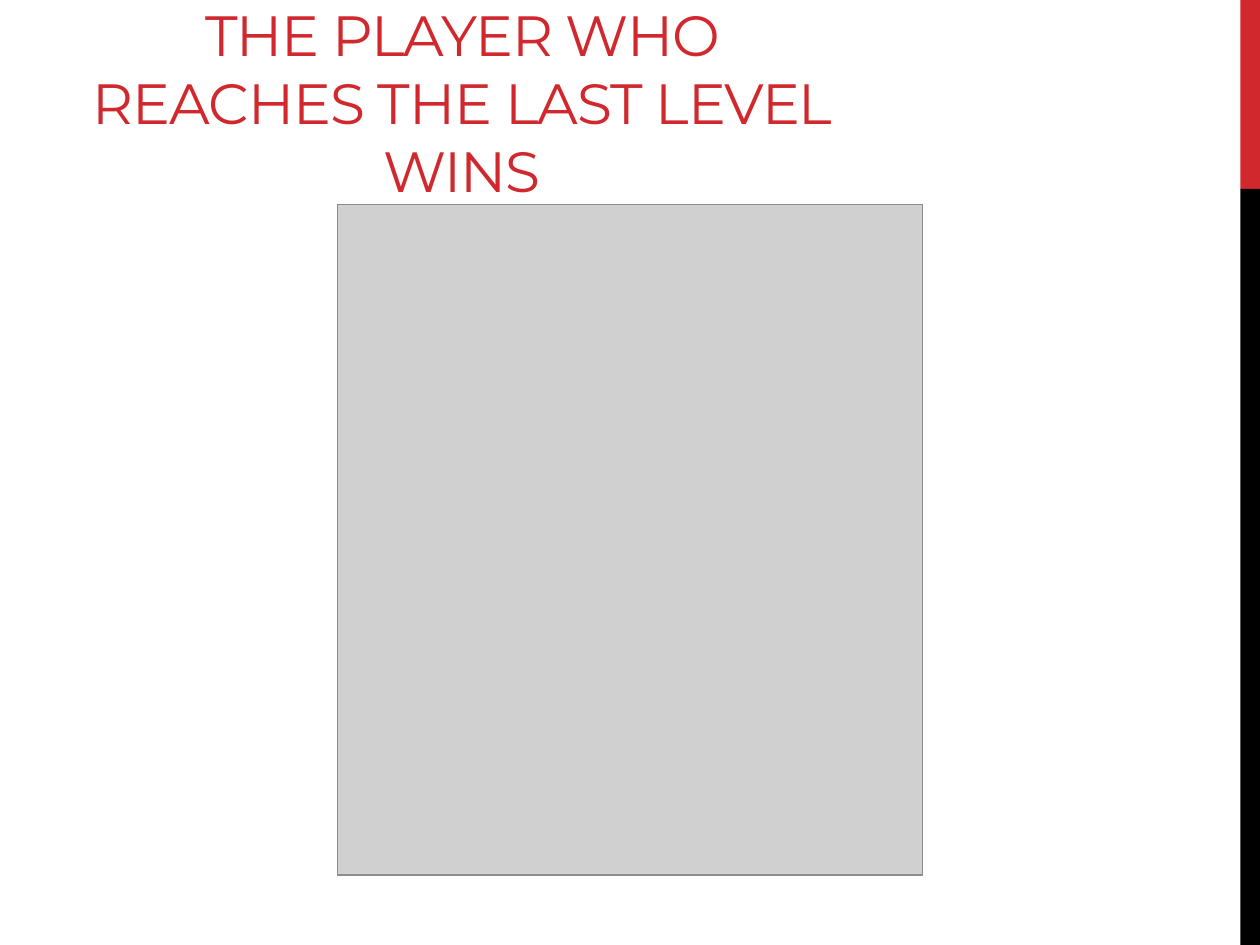
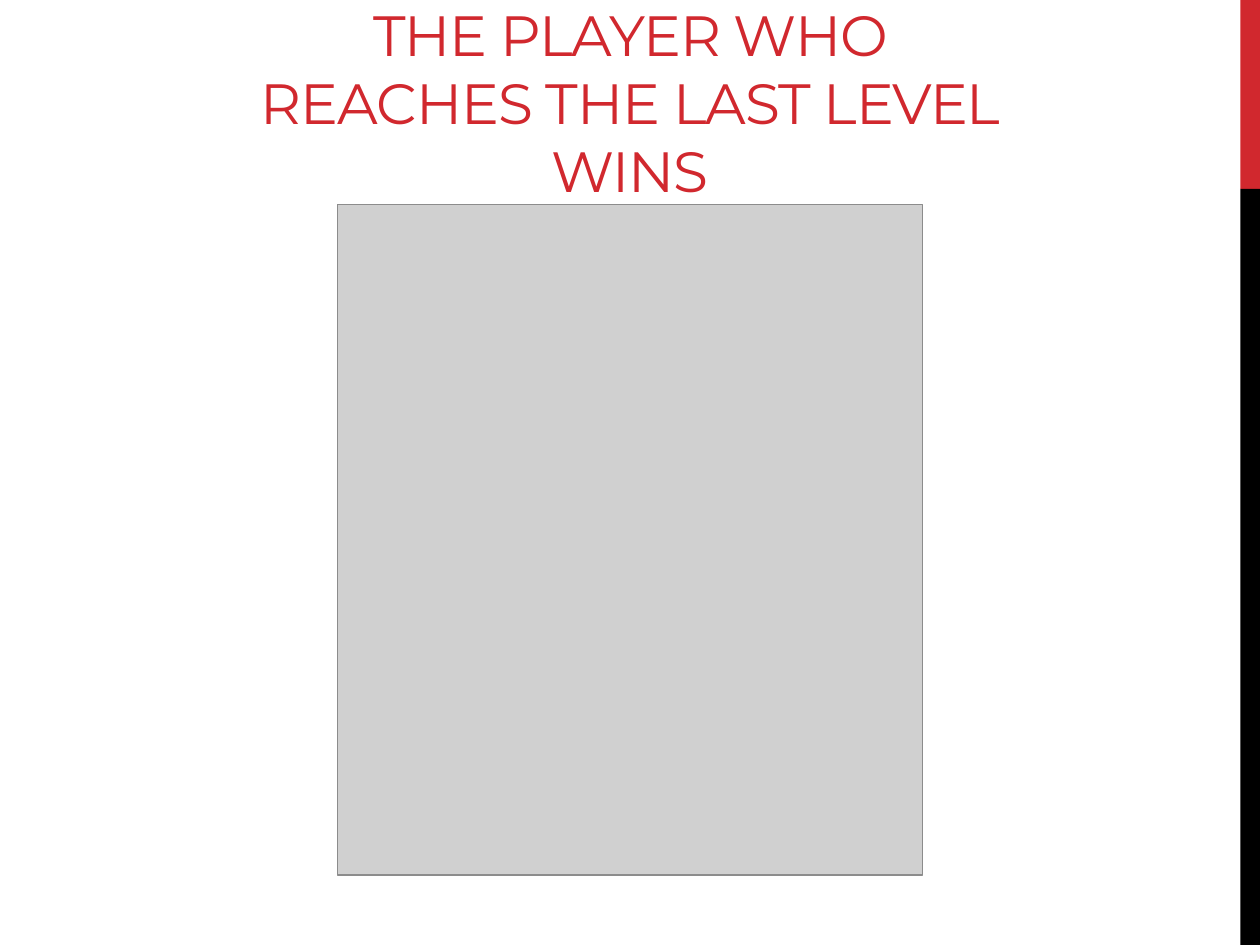
Before and after one commit to peterhoang/Super-Duper-Game, a slide deck: slide 16 of The Super-Awesome Game Deck.pptx. Drawn at 1260x945 pixels with LibreOffice and Linux fonts; fonts in the diff are those of the drawing; grey boxes stand for pictures. Boxes give left, top, right and bottom in pixels: in the first picture for what was removed or moved away, otherwise in the second. Text is boxed around its words. In the diff, an @@ line names an element or a change of style, - is before the commit and + after.

```diff
--- a/The Super-Awesome Game Deck.pptx
+++ b/The Super-Awesome Game Deck.pptx
@@ title "THE PLAYER WHO REACHES THE ..." moved from (x1=93, y1=16, x2=833, y2=205) to (x1=261, y1=16, x2=1001, y2=205) @@
```
Also in this commit, not shown: 5 other slides changed.
